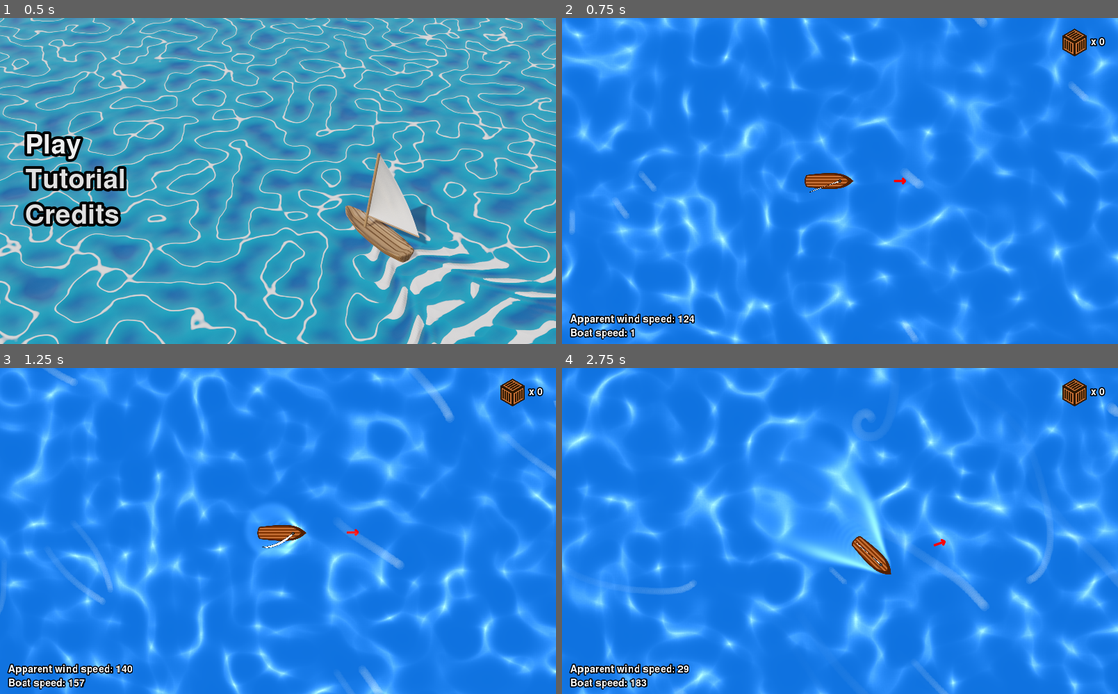
Above: before the commit, frames 1-4 (two rows, left to right).
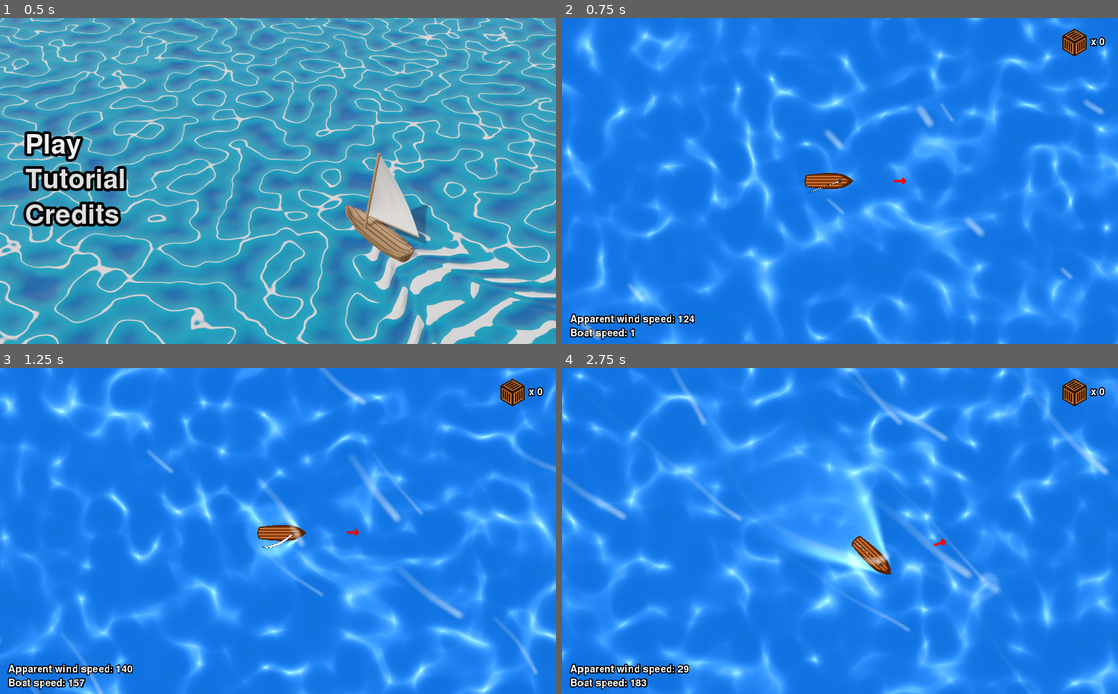
Above: after the commit, the same moments.

Repository: Norodix/SailGame
Game: Godot game, scene res://Menu/TitleScreen.tscn
The game is run twice, just before and just after one commit, with the same random seed, the same clock (stepped at 60 frames per second) and the same inputs.
Inputs (mouse positions are in pixels of both pictures, inside the frame that each line leads up to):
- Up to frame 1 (0.5 s): no input
- Up to frame 2 (0.75 s): click "Play" at 0.5 s
- Up to frame 3 (1.25 s): no input
- Up to frame 4 (2.75 s): move the mouse to (962, 514) at 1.27 s; hold D (right) 1.28-2.03 s; hold W (tighten) 1.28-2.03 s; move the mouse to (728, 547) at 2.02 s; hold S (down) from 2.03 s (still down); tap Mouse wheel up (zoomIn) at 2.1 s

Frame 1 is identical in both runs. In frame 2, 24% of the frame differs, in the area x 0-100%, y 0-100%; in frame 3, 26%; in frame 4, 29%.

Commit message:
Optimize shaders, reduce textures, reduce wake shader to only neccesary parts

Diff:
--- a/Art/Winds/Wind.shader
+++ b/Art/Winds/Wind.shader
@@ -3,7 +3,7 @@
 uniform sampler2D map;
 uniform float spawnDistance;
 uniform vec2 spawnOrigin;
-uniform float screenSize = 2560; //This parameter is the size of the area where particles can move
+uniform float screenSize = 1280; //This parameter is the size of the area where particles can move
 uniform float wrapOffset = 20; //This parameter is added to screenSize to draw correctly at the edges of regions
 //Set all viewports and displays to the sum of screenSize and wrapOffset
 //Set parallaxmirroring to screenSize
--- a/World.tscn
+++ b/World.tscn
@@ -45,6 +45,40 @@
 [sub_resource type="CanvasItemMaterial" id=3]
 blend_mode = 1
 
+[sub_resource type="Shader" id=44]
+code = "shader_type particles;
+
+uniform float scale;
+uniform sampler2D scale_texture;
+
+uniform sampler2D color_ramp;
+
+void vertex() {
+	if (RESTART) {
+		CUSTOM.y = 0.0;
+		TRANSFORM = EMISSION_TRANSFORM * TRANSFORM;
+	} else {
+		CUSTOM.y += DELTA / LIFETIME;
+	}
+	float tex_scale = textureLod(scale_texture, vec2(CUSTOM.y, 0.0), 0.0).r;
+	float base_scale = tex_scale * scale;
+
+	COLOR = textureLod(color_ramp, vec2(CUSTOM.y, 0.0), 0.0);
+	TRANSFORM[0] = vec4(1.0, 0.0, 0.0, 0.0);
+	TRANSFORM[1] = vec4(0.0, 1.0, 0.0, 0.0);
+	TRANSFORM[2] = vec4(0.0, 0.0, 1.0, 0.0);
+	if (base_scale < 0.000001) {
+		base_scale = 0.000001;
+	}
+	TRANSFORM[0].xyz *= base_scale;
+	TRANSFORM[1].xyz *= base_scale;
+	TRANSFORM[2].xyz *= base_scale;
+	VELOCITY.z = 0.0;
+	TRANSFORM[3].z = 0.0;
+}
+
+"
+
 [sub_resource type="Gradient" id=4]
 colors = PoolColorArray( 1, 1, 1, 0.784314, 1, 1, 1, 0 )
 
@@ -57,6 +91,12 @@
 
 [sub_resource type="CurveTexture" id=7]
 curve = SubResource( 6 )
+
+[sub_resource type="ShaderMaterial" id=45]
+shader = SubResource( 44 )
+shader_param/scale = 0.5
+shader_param/scale_texture = SubResource( 7 )
+shader_param/color_ramp = SubResource( 5 )
 
 [sub_resource type="ParticlesMaterial" id=8]
 flag_disable_z = true
@@ -70,9 +110,222 @@
 scale_curve = SubResource( 7 )
 color_ramp = SubResource( 5 )
 
+[sub_resource type="Shader" id=46]
+code = "shader_type particles;
+uniform vec3 direction;
+uniform float spread;
+uniform float flatness;
+uniform float initial_linear_velocity;
+uniform float initial_angle;
+uniform float angular_velocity;
+uniform float orbit_velocity;
+uniform float linear_accel;
+uniform float radial_accel;
+uniform float tangent_accel;
+uniform float damping;
+uniform float scale;
+uniform float hue_variation;
+uniform float anim_speed;
+uniform float anim_offset;
+uniform float initial_linear_velocity_random;
+uniform float initial_angle_random;
+uniform float angular_velocity_random;
+uniform float orbit_velocity_random;
+uniform float linear_accel_random;
+uniform float radial_accel_random;
+uniform float tangent_accel_random;
+uniform float damping_random;
+uniform float scale_random;
+uniform float hue_variation_random;
+uniform float anim_speed_random;
+uniform float anim_offset_random;
+uniform float lifetime_randomness;
+uniform vec4 color_value : hint_color;
+uniform int trail_divisor;
+uniform vec3 gravity;
+uniform sampler2D color_ramp;
+uniform sampler2D scale_texture;
+
+
+float rand_from_seed(inout uint seed) {
+	int k;
+	int s = int(seed);
+	if (s == 0)
+	s = 305420679;
+	k = s / 127773;
+	s = 16807 * (s - k * 127773) - 2836 * k;
+	if (s < 0)
+		s += 2147483647;
+	seed = uint(s);
+	return float(seed % uint(65536)) / 65535.0;
+}
+
+float rand_from_seed_m1_p1(inout uint seed) {
+	return rand_from_seed(seed) * 2.0 - 1.0;
+}
+
+uint hash(uint x) {
+	x = ((x >> uint(16)) ^ x) * uint(73244475);
+	x = ((x >> uint(16)) ^ x) * uint(73244475);
+	x = (x >> uint(16)) ^ x;
+	return x;
+}
+
+void vertex() {
+	uint base_number = NUMBER / uint(trail_divisor);
+	uint alt_seed = hash(base_number + uint(1) + RANDOM_SEED);
+	float angle_rand = rand_from_seed(alt_seed);
+	float scale_rand = rand_from_seed(alt_seed);
+	float hue_rot_rand = rand_from_seed(alt_seed);
+	float anim_offset_rand = rand_from_seed(alt_seed);
+	float pi = 3.14159;
+	float degree_to_rad = pi / 180.0;
+
+	bool restart = false;
+	if (CUSTOM.y > CUSTOM.w) {
+		restart = true;
+	}
+
+	if (RESTART || restart) {
+		float tex_linear_velocity = 0.0;
+		float tex_angle = 0.0;
+		float tex_anim_offset = 0.0;
+		float spread_rad = spread * degree_to_rad;
+		float angle1_rad = atan(direction.y, direction.x) + rand_from_seed_m1_p1(alt_seed) * spread_rad;
+		vec3 rot = vec3(cos(angle1_rad), sin(angle1_rad), 0.0);
+		VELOCITY = rot * initial_linear_velocity * mix(1.0, rand_from_seed(alt_seed), initial_linear_velocity_random);
+		float base_angle = (initial_angle + tex_angle) * mix(1.0, angle_rand, initial_angle_random);
+		CUSTOM.x = base_angle * degree_to_rad;
+		CUSTOM.y = 0.0;
+		CUSTOM.w = (1.0 - lifetime_randomness * rand_from_seed(alt_seed));
+		CUSTOM.z = (anim_offset + tex_anim_offset) * mix(1.0, anim_offset_rand, anim_offset_random);
+		VELOCITY = (EMISSION_TRANSFORM * vec4(VELOCITY, 0.0)).xyz;
+		TRANSFORM = EMISSION_TRANSFORM * TRANSFORM;
+		VELOCITY.z = 0.0;
+		TRANSFORM[3].z = 0.0;
+	} else {
+		CUSTOM.y += DELTA / LIFETIME;
+		float tex_linear_velocity = 0.0;
+		float tex_orbit_velocity = 0.0;
+		float tex_angular_velocity = 0.0;
+		float tex_linear_accel = 0.0;
+		float tex_radial_accel = 0.0;
+		float tex_tangent_accel = 0.0;
+		float tex_damping = 0.0;
+		float tex_angle = 0.0;
+		float tex_anim_speed = 0.0;
+		float tex_anim_offset = 0.0;
+		vec3 force = gravity;
+		vec3 pos = TRANSFORM[3].xyz;
+		pos.z = 0.0;
+		// apply linear acceleration
+		force += length(VELOCITY) > 0.0 ? normalize(VELOCITY) * (linear_accel + tex_linear_accel) * mix(1.0, rand_from_seed(alt_seed), linear_accel_random) : vec3(0.0);
+		// apply radial acceleration
+		vec3 org = EMISSION_TRANSFORM[3].xyz;
+		vec3 diff = pos - org;
+		force += length(diff) > 0.0 ? normalize(diff) * (radial_accel + tex_radial_accel) * mix(1.0, rand_from_seed(alt_seed), radial_accel_random) : vec3(0.0);
+		// apply tangential acceleration;
+		force += length(diff.yx) > 0.0 ? vec3(normalize(diff.yx * vec2(-1.0, 1.0)), 0.0) * ((tangent_accel + tex_tangent_accel) * mix(1.0, rand_from_seed(alt_seed), tangent_accel_random)) : vec3(0.0);
+		// apply attractor forces
+		VELOCITY += force * DELTA;
+		// orbit velocity
+		float orbit_amount = (orbit_velocity + tex_orbit_velocity) * mix(1.0, rand_from_seed(alt_seed), orbit_velocity_random);
+		if (orbit_amount != 0.0) {
+		     float ang = orbit_amount * DELTA * pi * 2.0;
+		     mat2 rot = mat2(vec2(cos(ang), -sin(ang)), vec2(sin(ang), cos(ang)));
+		     TRANSFORM[3].xy -= diff.xy;
+		     TRANSFORM[3].xy += rot * diff.xy;
+		}
+		if (damping + tex_damping > 0.0) {
+			float v = length(VELOCITY);
+			float damp = (damping + tex_damping) * mix(1.0, rand_from_seed(alt_seed), damping_random);
+			v -= damp * DELTA;
+			if (v < 0.0) {
+				VELOCITY = vec3(0.0);
+			} else {
+				VELOCITY = normalize(VELOCITY) * v;
+			}
+		}
+		float base_angle = (initial_angle + tex_angle) * mix(1.0, angle_rand, initial_angle_random);
+		base_angle += CUSTOM.y * LIFETIME * (angular_velocity + tex_angular_velocity) * mix(1.0, rand_from_seed(alt_seed) * 2.0 - 1.0, angular_velocity_random);
+		CUSTOM.x = base_angle * degree_to_rad;
+		CUSTOM.z = (anim_offset + tex_anim_offset) * mix(1.0, anim_offset_rand, anim_offset_random) + CUSTOM.y * (anim_speed + tex_anim_speed) * mix(1.0, rand_from_seed(alt_seed), anim_speed_random);
+	}
+	float tex_scale = textureLod(scale_texture, vec2(CUSTOM.y, 0.0), 0.0).r;
+	float tex_hue_variation = 0.0;
+	float hue_rot_angle = (hue_variation + tex_hue_variation) * pi * 2.0 * mix(1.0, hue_rot_rand * 2.0 - 1.0, hue_variation_random);
+	float hue_rot_c = cos(hue_rot_angle);
+	float hue_rot_s = sin(hue_rot_angle);
+	mat4 hue_rot_mat = mat4(vec4(0.299, 0.587, 0.114, 0.0),
+			vec4(0.299, 0.587, 0.114, 0.0),
+			vec4(0.299, 0.587, 0.114, 0.0),
+			vec4(0.000, 0.000, 0.000, 1.0)) +
+		mat4(vec4(0.701, -0.587, -0.114, 0.0),
+			vec4(-0.299, 0.413, -0.114, 0.0),
+			vec4(-0.300, -0.588, 0.886, 0.0),
+			vec4(0.000, 0.000, 0.000, 0.0)) * hue_rot_c +
+		mat4(vec4(0.168, 0.330, -0.497, 0.0),
+			vec4(-0.328, 0.035,  0.292, 0.0),
+			vec4(1.250, -1.050, -0.203, 0.0),
+			vec4(0.000, 0.000, 0.000, 0.0)) * hue_rot_s;
+	COLOR = hue_rot_mat * textureLod(color_ramp, vec2(CUSTOM.y, 0.0), 0.0);
+
+	TRANSFORM[0] = vec4(cos(CUSTOM.x), -sin(CUSTOM.x), 0.0, 0.0);
+	TRANSFORM[1] = vec4(sin(CUSTOM.x), cos(CUSTOM.x), 0.0, 0.0);
+	TRANSFORM[2] = vec4(0.0, 0.0, 1.0, 0.0);
+	float base_scale = tex_scale * mix(scale, 1.0, scale_random * scale_rand);
+	if (base_scale < 0.000001) {
+		base_scale = 0.000001;
+	}
+	TRANSFORM[0].xyz *= base_scale;
+	TRANSFORM[1].xyz *= base_scale;
+	TRANSFORM[2].xyz *= base_scale;
+	VELOCITY.z = 0.0;
+	TRANSFORM[3].z = 0.0;
+	if (CUSTOM.y > CUSTOM.w) {		ACTIVE = false;
+	}
+}
+
+"
+
+[sub_resource type="ShaderMaterial" id=47]
+shader = SubResource( 46 )
+shader_param/direction = Vector3( 1, 1, 0 )
+shader_param/spread = 0.0
+shader_param/flatness = 0.0
+shader_param/initial_linear_velocity = 0.0
+shader_param/initial_angle = -90.0
+shader_param/angular_velocity = 0.0
+shader_param/orbit_velocity = 0.0
+shader_param/linear_accel = 0.0
+shader_param/radial_accel = 0.0
+shader_param/tangent_accel = 0.0
+shader_param/damping = 0.0
+shader_param/scale = 0.5
+shader_param/hue_variation = 0.0
+shader_param/anim_speed = 0.0
+shader_param/anim_offset = 0.0
+shader_param/initial_linear_velocity_random = 0.0
+shader_param/initial_angle_random = 0.0
+shader_param/angular_velocity_random = 0.0
+shader_param/orbit_velocity_random = 0.0
+shader_param/linear_accel_random = 0.0
+shader_param/radial_accel_random = 0.0
+shader_param/tangent_accel_random = 0.0
+shader_param/damping_random = 0.0
+shader_param/scale_random = 0.0
+shader_param/hue_variation_random = 0.0
+shader_param/anim_speed_random = 0.0
+shader_param/anim_offset_random = 0.0
+shader_param/lifetime_randomness = 0.0
+shader_param/color_value = Color( 1, 1, 1, 1 )
+shader_param/trail_divisor = 1
+shader_param/gravity = Vector3( 0, -1e-06, 0 )
+shader_param/color_ramp = SubResource( 5 )
+shader_param/scale_texture = SubResource( 7 )
+
 [sub_resource type="OpenSimplexNoise" id=17]
 octaves = 1
-period = 32.0
 
 [sub_resource type="NoiseTexture" id=18]
 width = 1280
@@ -83,7 +336,6 @@
 [sub_resource type="OpenSimplexNoise" id=19]
 seed = 5
 octaves = 1
-period = 32.0
 
 [sub_resource type="NoiseTexture" id=20]
 width = 1280
@@ -94,7 +346,6 @@
 [sub_resource type="OpenSimplexNoise" id=21]
 seed = 8
 octaves = 1
-period = 32.0
 
 [sub_resource type="NoiseTexture" id=22]
 width = 1280
@@ -104,7 +355,7 @@
 
 [sub_resource type="ShaderMaterial" id=23]
 shader = ExtResource( 11 )
-shader_param/speed = 0.03
+shader_param/speed = 0.05
 shader_param/strength = 0.5
 shader_param/tint = Color( 0.07, 0.5195, 1, 1 )
 shader_param/noise_img1 = SubResource( 18 )
@@ -112,7 +363,7 @@
 shader_param/noise_img3 = SubResource( 22 )
 
 [sub_resource type="ImageTexture" id=24]
-size = Vector2( 2560, 2560 )
+size = Vector2( 1280, 1280 )
 
 [sub_resource type="Shader" id=25]
 code = "shader_type canvas_item;
@@ -132,11 +383,11 @@
 [sub_resource type="ImageTexture" id=28]
 flags = 0
 flags = 0
-size = Vector2( 2580, 2580 )
+size = Vector2( 1300, 1300 )
 
 [sub_resource type="Curve" id=29]
 max_value = 10.0
-_data = [ Vector2( 0, 0 ), 0.0, 0.0, 0, 0, Vector2( 0.858974, 1.11364 ), 6.91363, 6.91363, 0, 0, Vector2( 1, 6.65909 ), 65.1477, 0.0, 0, 0 ]
+_data = [ Vector2( 0, 0 ), 0.0, 0.0, 0, 0, Vector2( 0.863248, 0.409091 ), 3.35885, 3.35885, 0, 0, Vector2( 1, 6.5 ), 121.559, 0.0, 0, 0 ]
 
 [sub_resource type="CurveTexture" id=30]
 curve = SubResource( 29 )
@@ -152,11 +403,11 @@
 [sub_resource type="ShaderMaterial" id=33]
 shader = ExtResource( 38 )
 shader_param/overallVelocity = Vector3( 150, 150, 0 )
-shader_param/spawnDistance = 1280.0
-shader_param/spawnOrigin = Vector2( 1280, 1280 )
-shader_param/screenSize = 2560.0
+shader_param/spawnDistance = 640.0
+shader_param/spawnOrigin = Vector2( 640, 640 )
+shader_param/screenSize = 1280.0
 shader_param/wrapOffset = 20.0
-shader_param/scale = 0.5
+shader_param/scale = 0.4
 shader_param/scale_random = 0.2
 shader_param/map = SubResource( 32 )
 shader_param/angleOverLifetime = SubResource( 30 )
@@ -303,7 +554,31 @@
 z_index = -1
 amount = 30
 local_coords = false
+process_material = SubResource( 45 )
+texture = ExtResource( 1 )
+script = ExtResource( 10 )
+
+[node name="Wake_old" type="Particles2D" parent="PlayerBoat"]
+visible = false
+modulate = Color( 0.4, 0.4, 0.4, 1 )
+material = SubResource( 3 )
+z_index = -1
+emitting = false
+amount = 30
+local_coords = false
 process_material = SubResource( 8 )
+texture = ExtResource( 1 )
+script = ExtResource( 10 )
+
+[node name="Wake_old2" type="Particles2D" parent="PlayerBoat"]
+visible = false
+modulate = Color( 0.4, 0.4, 0.4, 1 )
+material = SubResource( 3 )
+z_index = -1
+emitting = false
+amount = 30
+local_coords = false
+process_material = SubResource( 47 )
 texture = ExtResource( 1 )
 script = ExtResource( 10 )
 
@@ -320,12 +595,13 @@
 [node name="ParallaxBackground_Ocean" type="ParallaxBackground" parent="."]
 
 [node name="ParallaxLayer_Ocean" type="ParallaxLayer" parent="ParallaxBackground_Ocean"]
-motion_mirroring = Vector2( 2560, 2560 )
+position = Vector2( -10.4, 0 )
+motion_mirroring = Vector2( 1280, 1280 )
 
 [node name="ShaderOcean" type="Sprite" parent="ParallaxBackground_Ocean/ParallaxLayer_Ocean"]
 material = SubResource( 23 )
-position = Vector2( 1280, 1280 )
 texture = SubResource( 24 )
+centered = false
 __meta__ = {
 "_edit_lock_": true
 }
@@ -335,7 +611,7 @@
 
 [node name="ParallaxLayer_Wind" type="ParallaxLayer" parent="ParallaxBackground_Wind"]
 z_index = 1000
-motion_mirroring = Vector2( 2560, 2560 )
+motion_mirroring = Vector2( 1280, 1280 )
 
 [node name="WindContainer" type="ViewportContainer" parent="ParallaxBackground_Wind/ParallaxLayer_Wind"]
 material = SubResource( 27 )
@@ -347,7 +623,7 @@
 }
 
 [node name="WindViewport" type="Viewport" parent="ParallaxBackground_Wind/ParallaxLayer_Wind/WindContainer"]
-size = Vector2( 2580, 2580 )
+size = Vector2( 1300, 1300 )
 transparent_bg = true
 handle_input_locally = false
 render_target_clear_mode = 2
@@ -361,10 +637,10 @@
 centered = false
 
 [node name="ShaderWind" type="Particles2D" parent="ParallaxBackground_Wind/ParallaxLayer_Wind/WindContainer/WindViewport"]
-modulate = Color( 1, 1, 1, 0.0980392 )
+modulate = Color( 1, 1, 1, 0.196078 )
 position = Vector2( -49.681, -162.929 )
 rotation = -0.785398
-amount = 80
+amount = 30
 lifetime = 5.0
 preprocess = 50.0
 randomness = 1.0
Binary file changed: Art/Winds/Wind_ball.png
Not shown: 1 places in World.tscn that only renumber resources
